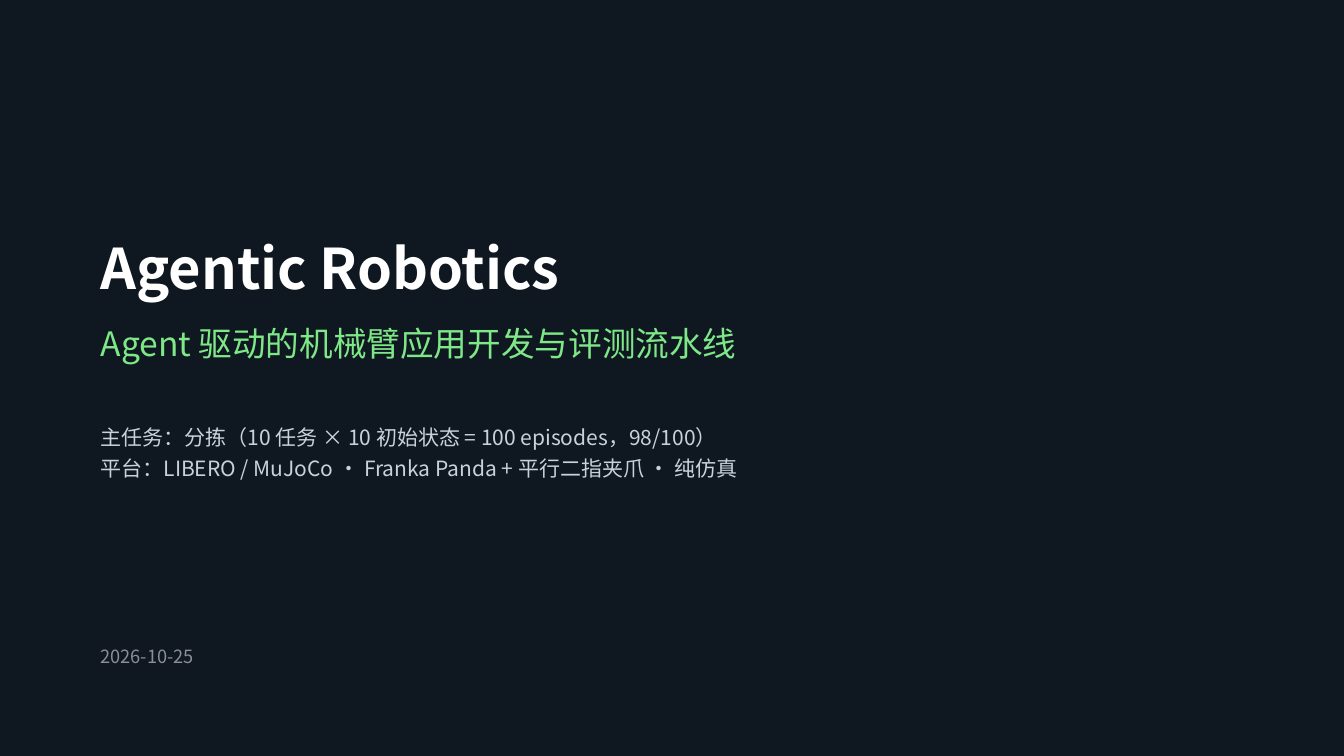
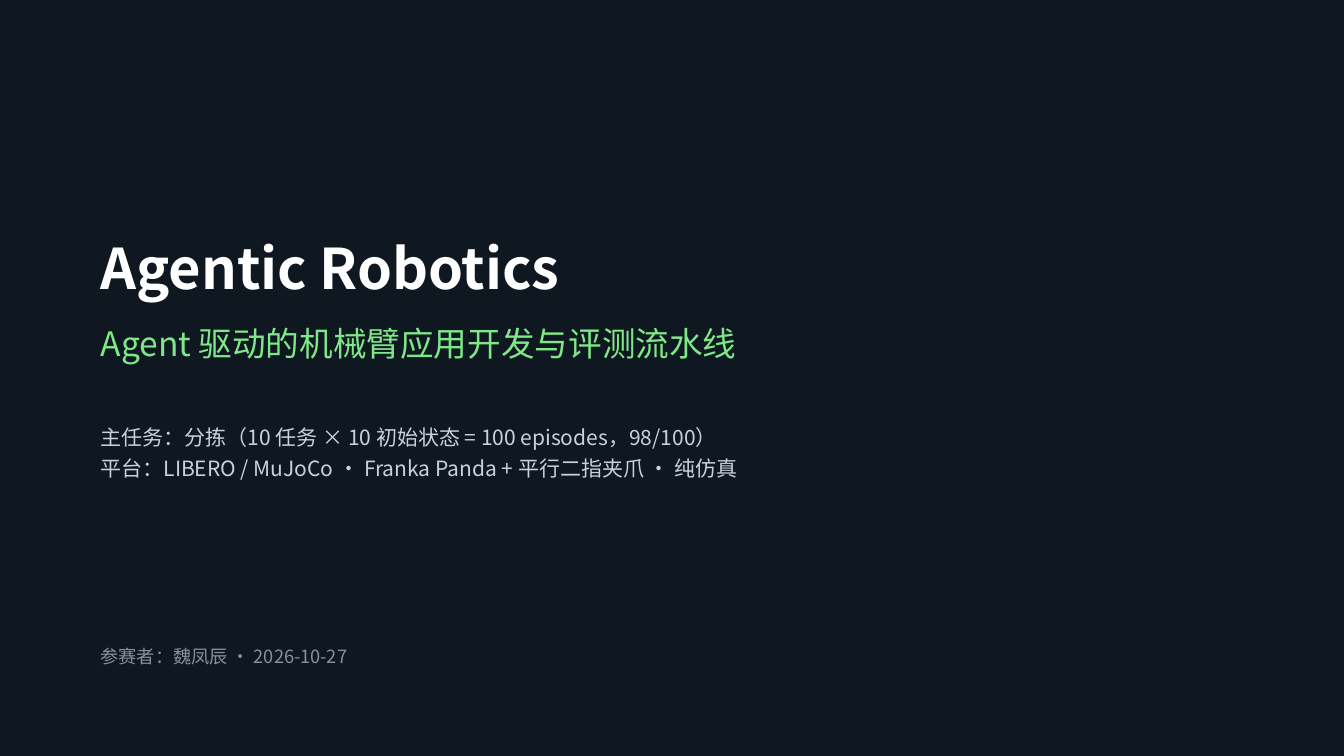
Before and after one commit to JamesWei216/agentic-robotics, a slide deck: slide 1 of reports/Agentic-Robotics-赛题汇报.pptx. Drawn at 1344x756 pixels with LibreOffice and Linux fonts; fonts in the diff are those of the drawing. Boxes give left, top, right and bottom in pixels: in the first picture for what was removed or moved away, otherwise in the second. Text is boxed around its words. In the diff, an @@ line names an element or a change of style, - is before the commit and + after.

```diff
--- a/reports/Agentic-Robotics-赛题汇报.pptx
+++ b/reports/Agentic-Robotics-赛题汇报.pptx
@@ text at [101,648,347,665]: text changed @@
-2026-10-25
+参赛者：魏凤辰 · 2026-10-27
```
Also in this commit, not shown: 1 other slide changed, 5 other files.
